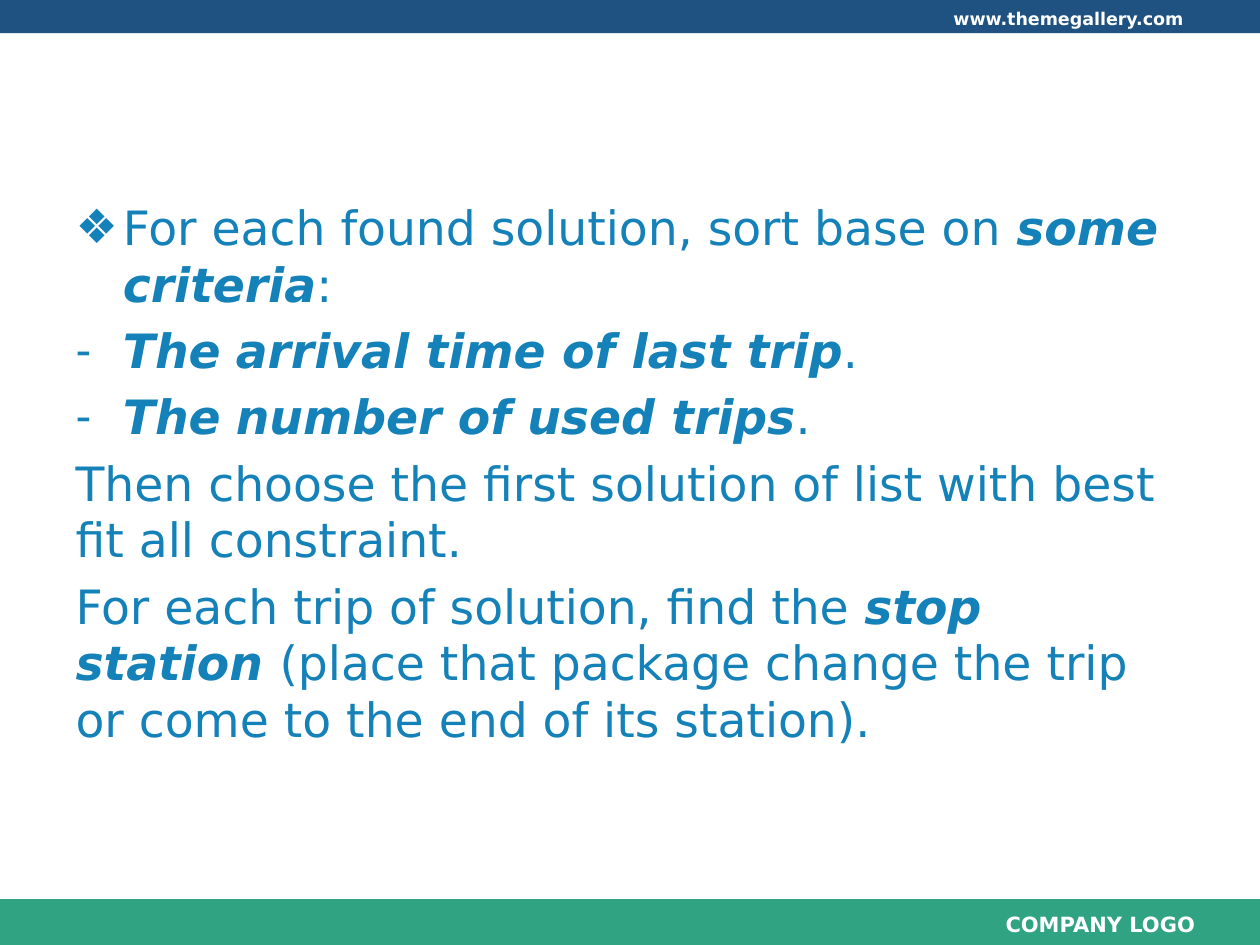
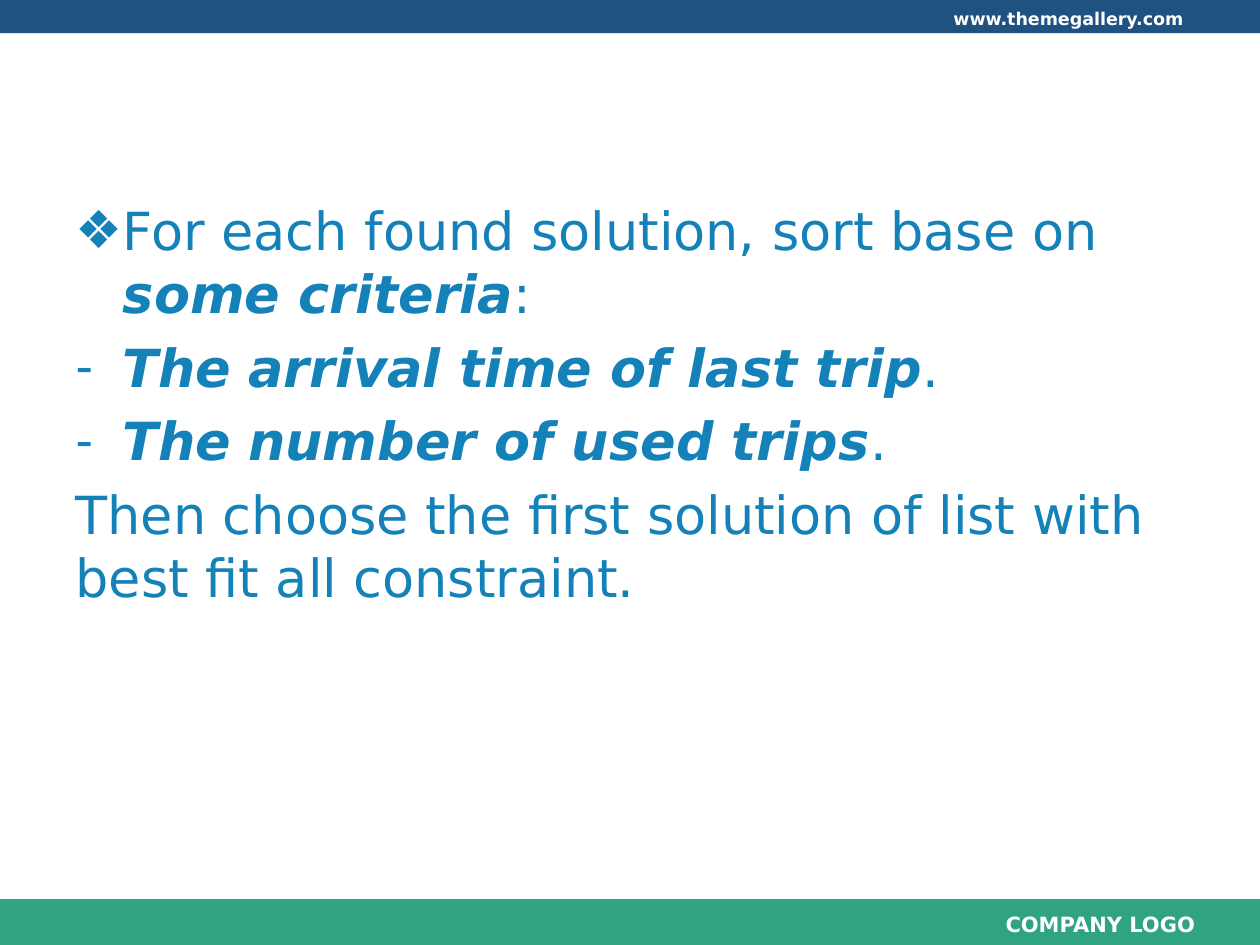
Before and after one commit to longdao2904/capstone-project-teamx, a slide deck: slide 6 of wiki/document/Algorithm description.pptx. Drawn at 1260x945 pixels with LibreOffice and Linux fonts; fonts in the diff are those of the drawing; background and template pictures are left out. Boxes give left, top, right and bottom in pixels: in the first picture for what was removed or moved away, otherwise in the second. Text is boxed around its words. In the diff, an @@ line names an element or a change of style, - is before the commit and + after.

```diff
--- a/wiki/document/Algorithm description.pptx
+++ b/wiki/document/Algorithm description.pptx
@@ text "For each found solution, sort ..." at box(76, 210, 1143, 598): size 27 to 30 pt @@
@@ text at box(76, 588, 1128, 744): paragraph removed @@
-For each trip of solution, find the stop station (place that package change the trip or come to the end of its station).
```
Also in this commit, not shown: 6 other slides changed, 1 other file.
